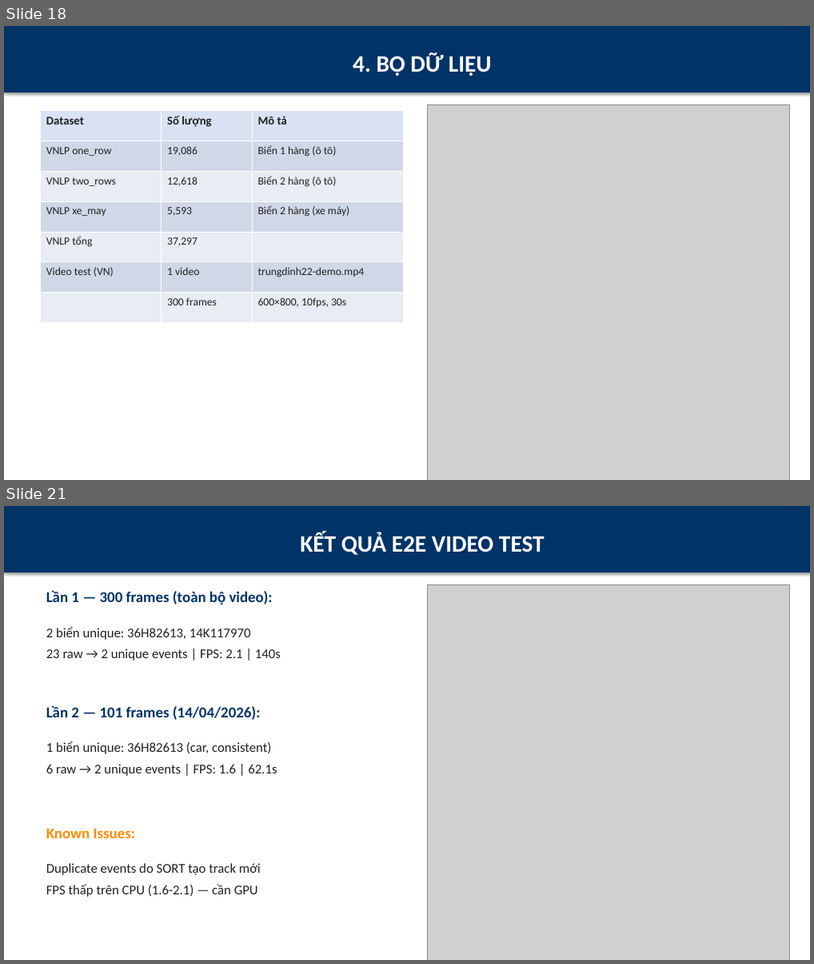
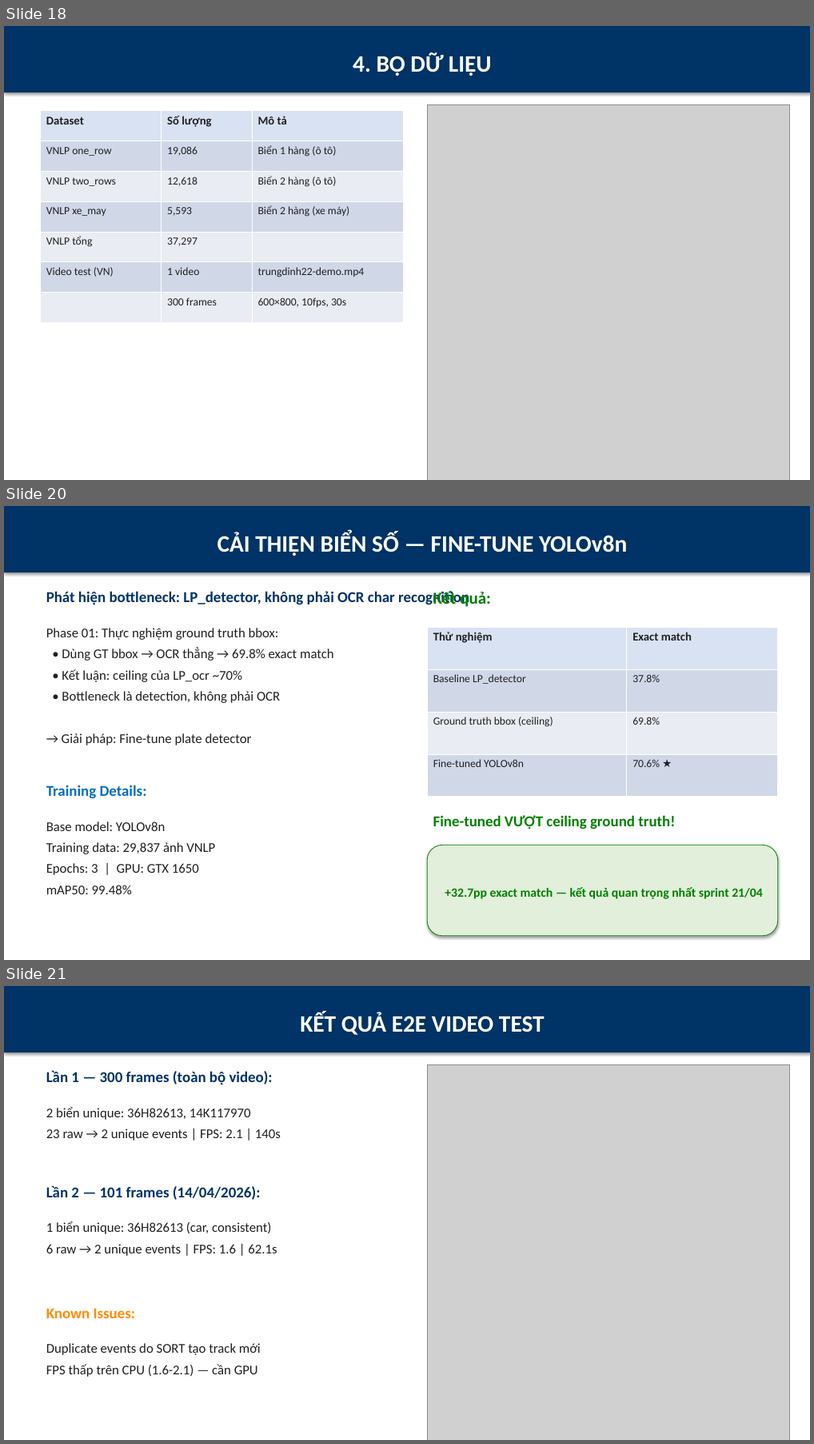
Before and after one commit to ukelele0718/bienso, a slide deck: slides/bao-ve-do-an.pptx. Shown one above the other, each under a label of ours: slides 18 and 21 before the commit, slides 18, 20 and 21 after it; the slides between them are not shown. The pictures are 814x964 and 814x1444 pixels, drawn with LibreOffice and Linux fonts; fonts in the diff are those of the drawing; grey boxes stand for pictures. Boxes give left, top, right and bottom in pixels: in the first picture for what was removed or moved away, otherwise in the second. Text is boxed around its words. In the diff, an @@ line names an element or a change of style, - is before the commit and + after.

Commit message:
docs: slides + E2E integration + full 3,731 eval reports
Agent G (E2E integration):
- E2E comparison on trungdinh22-demo.mp4 (300 frames)
- Baseline v5: 11.7 FPS, 23 events
- Finetuned v8: 20.3 FPS (+73%), 18 events (cleaner)
- Both find same 2 unique plates

Agent H (full 3,731 eval):
- Confirmed: Detection 89.2% → 99.9%, Exact 37.8% → 68.7%, Char 53.8% → 82.4%
- Error analysis: 0% no-detect (detector perfect), 83% char confusion → OCR is new bottleneck

Agent I (slides update):
- Slide 19: baseline vs finetuned comparison table
- Slide 20: rebranded to 'Fine-tune YOLOv8n' with +32.7pp callout
- Slide 23: tests 89 → 146
- Slide 24: new achievement bullet
- 27 slides, 2375 KB

```diff
--- a/slides/bao-ve-do-an.pptx
+++ b/slides/bao-ve-do-an.pptx
@@ slide 20 added at [4, 506, 810, 960], background #FFFFFF @@
@@ rectangle added at [4, 506, 810, 572], fill #003366, 28 pt, text #FFFFFF, bold @@
+CẢI THIỆN BIỂN SỐ — FINE-TUNE YOLOv8n
@@ text added at [46, 591, 470, 607], 18 pt, text #003366, bold @@
+Phát hiện bottleneck: LP_detector, không phải OCR char recognition
@@ text added at [434, 590, 491, 609], 20 pt, text #008000, bold @@
+Kết quả:
@@ text added at [46, 628, 334, 745], 16 pt, text #202020 @@
+Phase 01: Thực nghiệm ground truth bbox:
+• Dùng GT bbox → OCR thẳng → 69.8% exact match
+• Kết luận: ceiling của LP_ocr ~70%
+• Bottleneck là detection, không phải OCR
+→ Giải pháp: Fine-tune plate detector
@@ table added at [427, 627, 778, 796], 4 rows, 2 columns @@
+Thử nghiệm | Exact match
+Baseline LP_detector | 37.8%
+Ground truth bbox (ceiling) | 69.8%
+Fine-tuned YOLOv8n | 70.6% ★
@@ text added at [46, 784, 147, 799], 18 pt, text #0070C0, bold @@
+Training Details:
@@ text added at [434, 815, 675, 829], 18 pt, text #008000, bold @@
+Fine-tuned VƯỢT ceiling ground truth!
@@ text added at [46, 821, 215, 894], 16 pt, text #202020 @@
+Base model: YOLOv8n
+Training data: 29,837 ảnh VNLP
+Epochs: 3 | GPU: GTX 1650
+mAP50: 99.48%
@@ rounded rectangle added at [427, 844, 778, 936], fill #E2EFDA, outline #008000 0.75 pt, 15 pt, text #008000, bold @@
++32.7pp exact match — kết quả quan trọng nhất sprint 21/04
```
Also in this commit, not shown: 2 slides changed, 1 other slide added, 2 slides removed, 4 other files.
